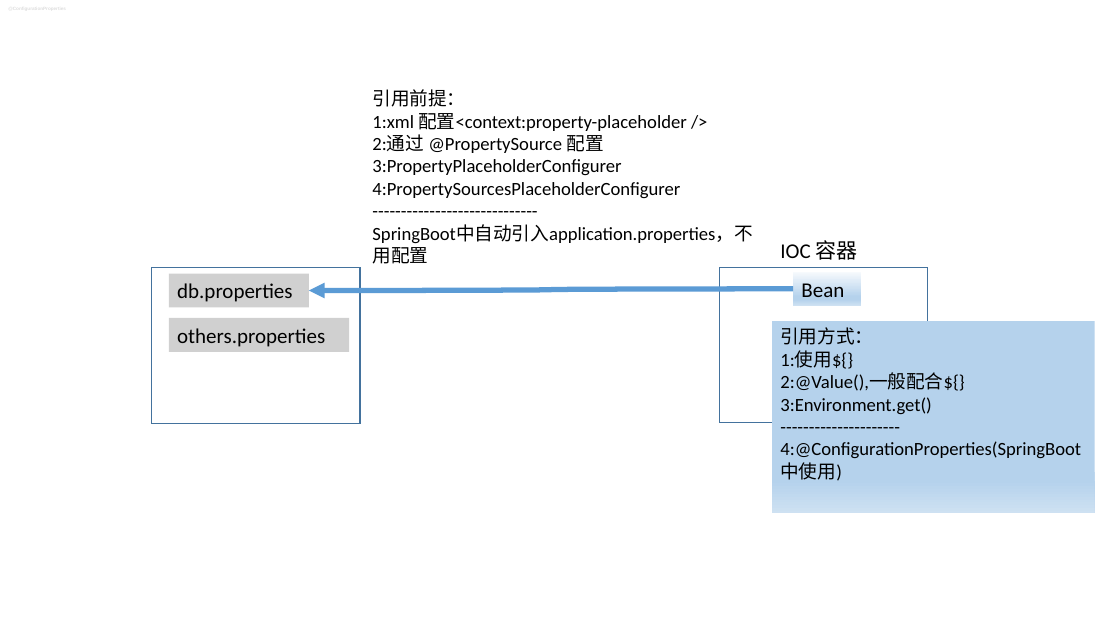
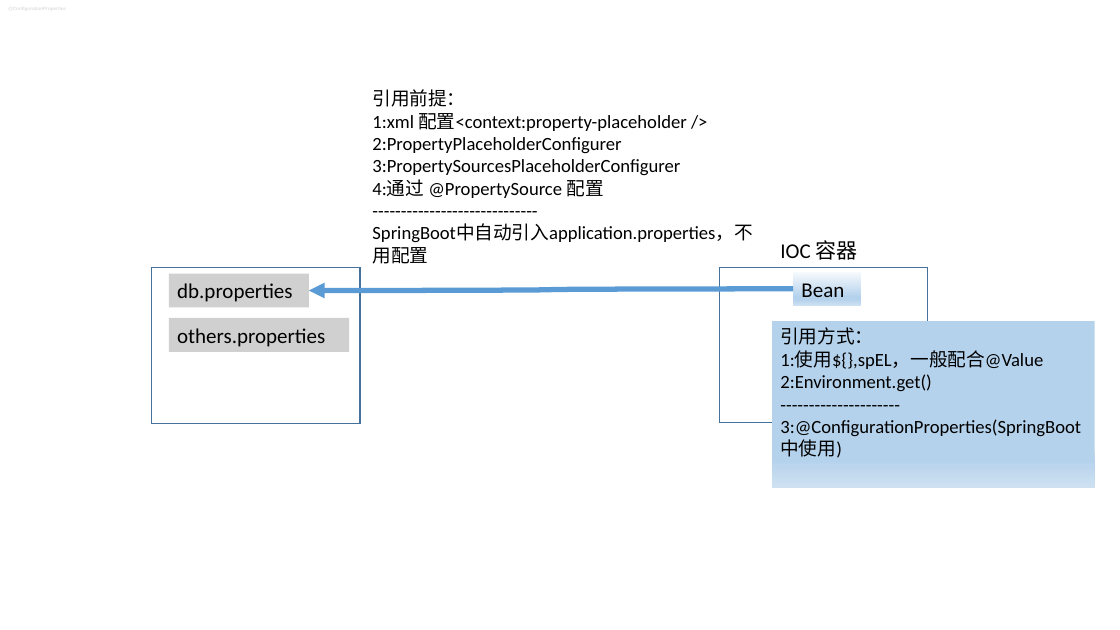
Before and after one commit to OrdinaryYZH/OrdinaryYZH.github.io, a slide deck: slide 1 of source/_posts/private/框架/spring/temp.pptx. Drawn at 1120x630 pixels with LibreOffice and Linux fonts; fonts in the diff are those of the drawing; grey boxes stand for pictures. Boxes give left, top, right and bottom in pixels: in the first picture for what was removed or moved away, otherwise in the second. Text is boxed around its words. In the diff, an @@ line names an element or a change of style, - is before the commit and + after.

Commit message:
【Update】ppt

```diff
--- a/source/_posts/private/框架/spring/temp.pptx
+++ b/source/_posts/private/框架/spring/temp.pptx
@@ text at (x1=372, y1=137, x2=680, y2=198): text changed @@
-2:通过 @PropertySource 配置
-3:PropertyPlaceholderConfigurer
-4:PropertySourcesPlaceholderConfigurer
+2:PropertyPlaceholderConfigurer
+3:PropertySourcesPlaceholderConfigurer
+4:通过 @PropertySource 配置
@@ rectangle "引用方式：" resized from (x1=772, y1=321, x2=1095, y2=513) to (x1=772, y1=321, x2=1095, y2=488) @@
@@ text in rectangle at (x1=780, y1=351, x2=1043, y2=391): text changed @@
-1:使用${}
-2:@Value(),一般配合${}
-3:Environment.get()
+1:使用${},spEL，一般配合@Value
+2:Environment.get()
@@ text in rectangle at (x1=780, y1=419, x2=1081, y2=437): text changed @@
-4:@ConfigurationProperties(SpringBoot中使用)
+3:@ConfigurationProperties(SpringBoot中使用)
```
